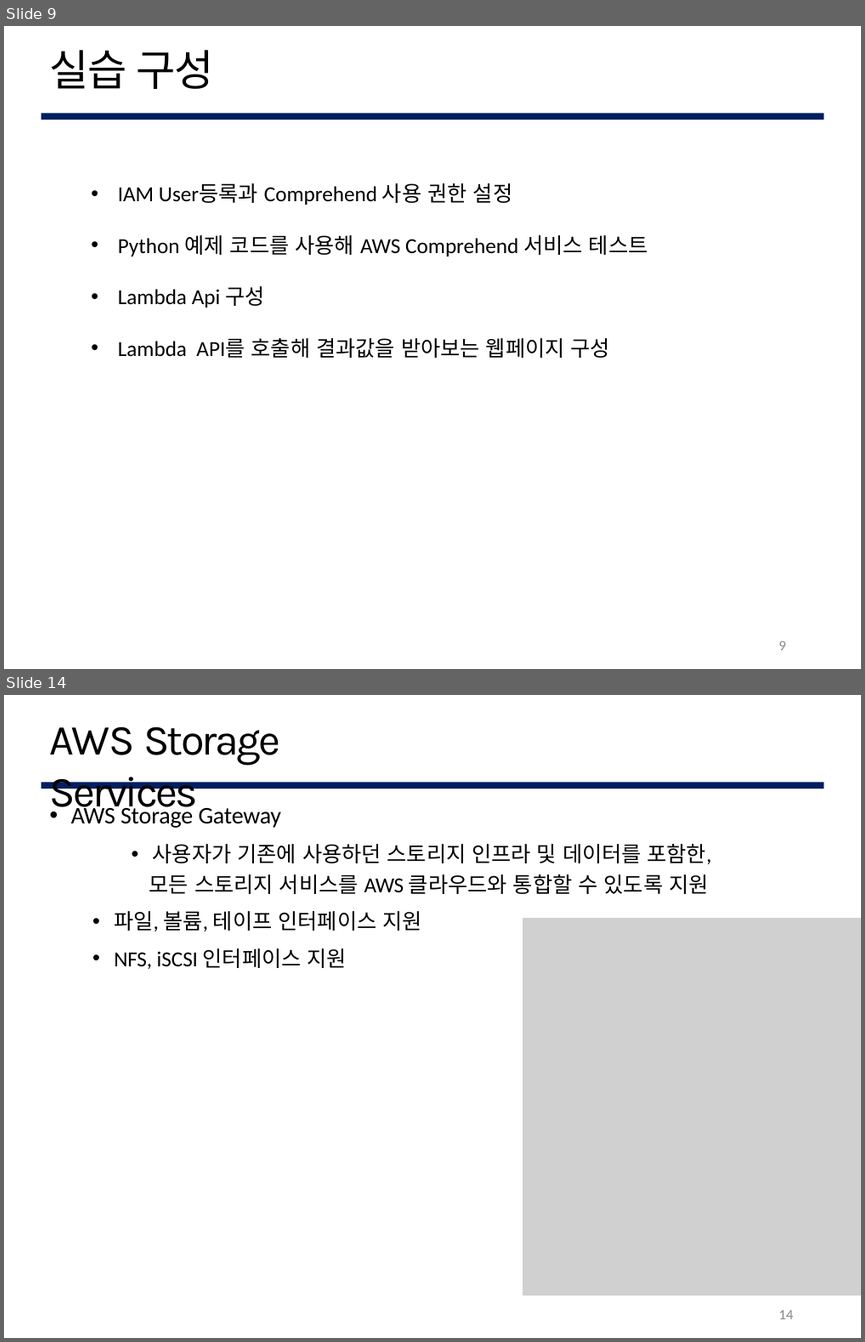
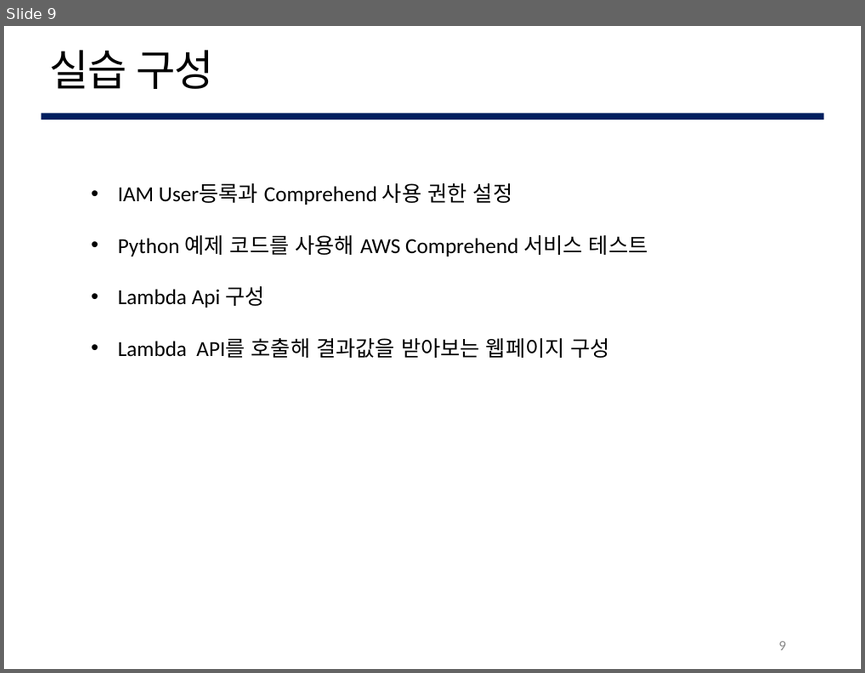
Before and after one commit to lee95292/AWS_Comprehend_onUse, a slide deck: sildes/AWS_Comprehend.pptx. Shown one above the other, each under a label of ours: slides 9 and 14 before the commit, slide 9 after it; the slides between them are not shown. The pictures are 865x1342 and 865x673 pixels, drawn with LibreOffice and Linux fonts; fonts in the diff are those of the drawing; grey boxes stand for pictures; background and template pictures are left out. Boxes give left, top, right and bottom in pixels: in the first picture for what was removed or moved away, otherwise in the second. Text is boxed around its words. In the diff, an @@ line names an element or a change of style, - is before the commit and + after.

```diff
--- a/sildes/AWS_Comprehend.pptx
+++ b/sildes/AWS_Comprehend.pptx
@@ slide 14 removed at (4, 695, 861, 1338), background #FFFFFF; not listed: 1 template element that a slide beside it also shows @@
@@ title removed at (50, 726, 280, 817) @@
-AWS Storage Services
@@ text removed at (71, 804, 712, 969) @@
-• AWS Storage Gateway
-  • 사용자가 기존에 사용하던 스토리지 인프라 및 데이터를 포함한,
-모든 스토리지 서비스를 AWS 클라우드와 통합할 수 있도록 지원
-  • 파일, 볼륨, 테이프 인터페이스 지원
-  • NFS, iSCSI 인터페이스 지원
@@ picture removed at (522, 918, 861, 1296) @@
@@ page number removed at (778, 1310, 793, 1319) @@
-14
```
Also in this commit, not shown: 2 slides changed, 7 slides added, 40 other slides removed.
